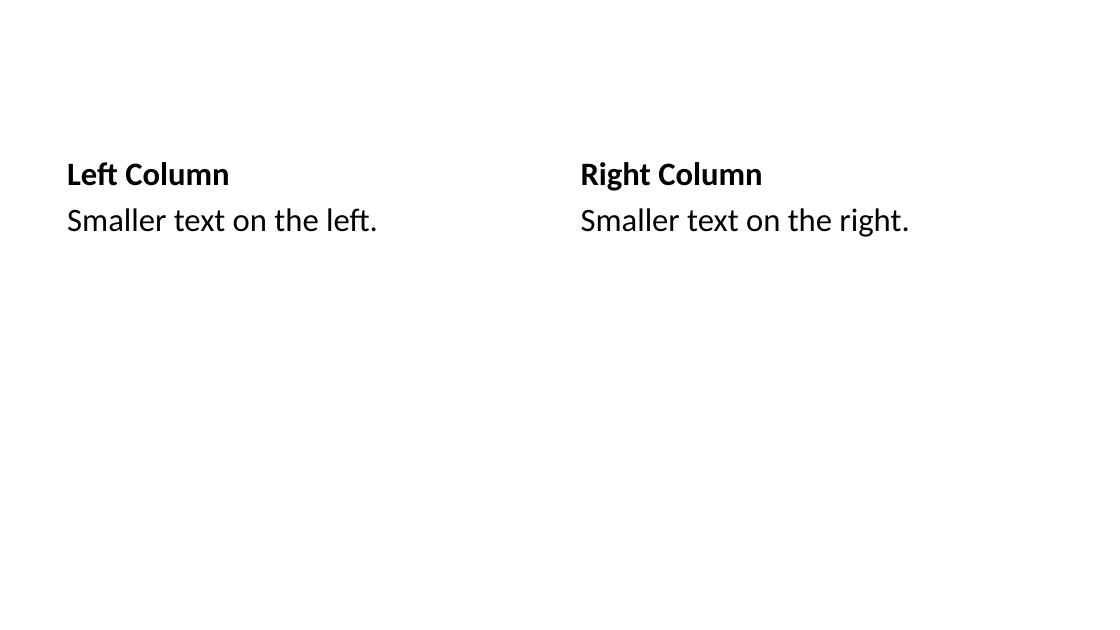
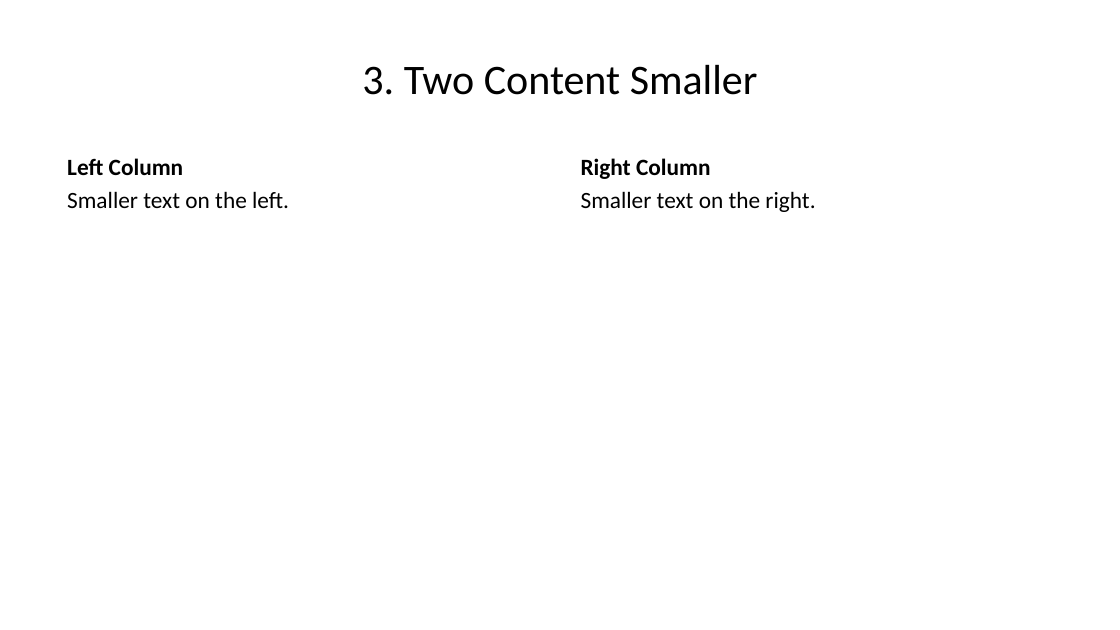
Before and after one commit to David-Rieger/quarto-pptx-layouts, a slide deck: slide 9 of example/example.pptx (slide 14 before the commit). Drawn at 1120x630 pixels with LibreOffice and Linux fonts; fonts in the diff are those of the drawing. Boxes give left, top, right and bottom in pixels: in the first picture for what was removed or moved away, otherwise in the second. Text is boxed around its words. In the diff, an @@ line names an element or a change of style, - is before the commit and + after.

```diff
--- a/example/example.pptx
+++ b/example/example.pptx
@@ title added at (x1=362, y1=64, x2=758, y2=95), 27 pt, text #000000 @@
+3. Two Content Smaller
@@ text "Left Column" at (x1=67, y1=158, x2=289, y2=208): size 21 to 15 pt; less space between paragraphs @@
@@ text "Right Column" at (x1=581, y1=158, x2=815, y2=212): size 21 to 15 pt; less space between paragraphs @@
```
Also in this commit, not shown: 7 other slides changed, 12 slides removed, 5 other files.
